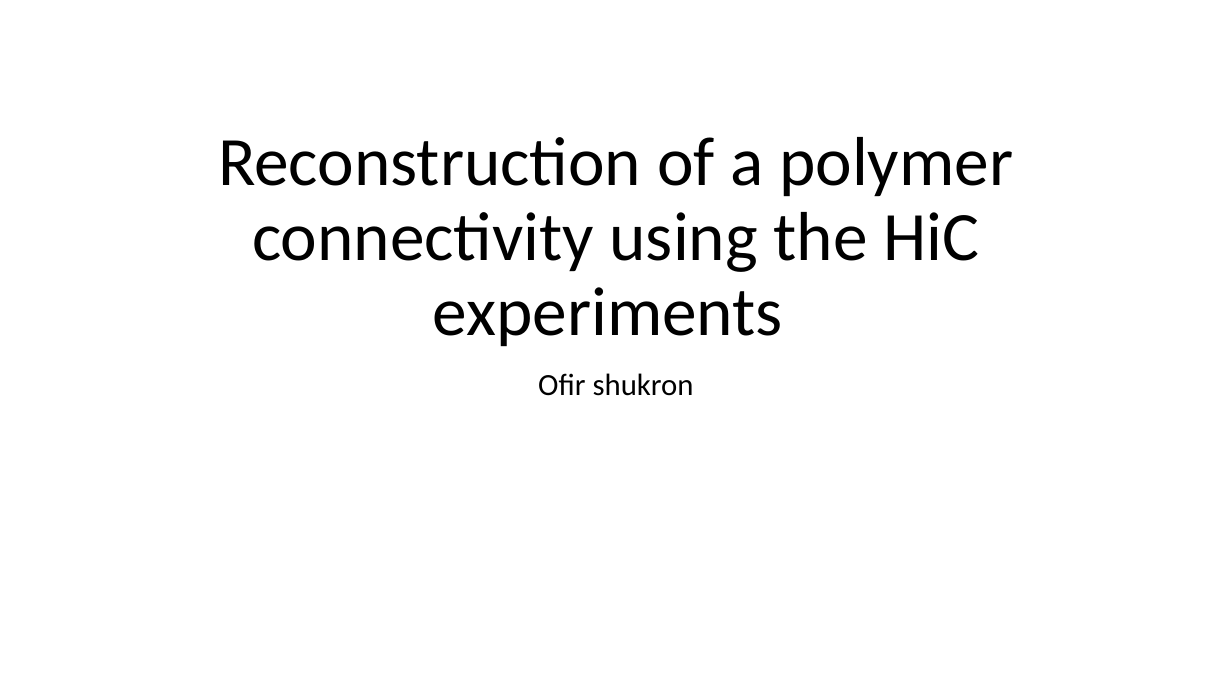
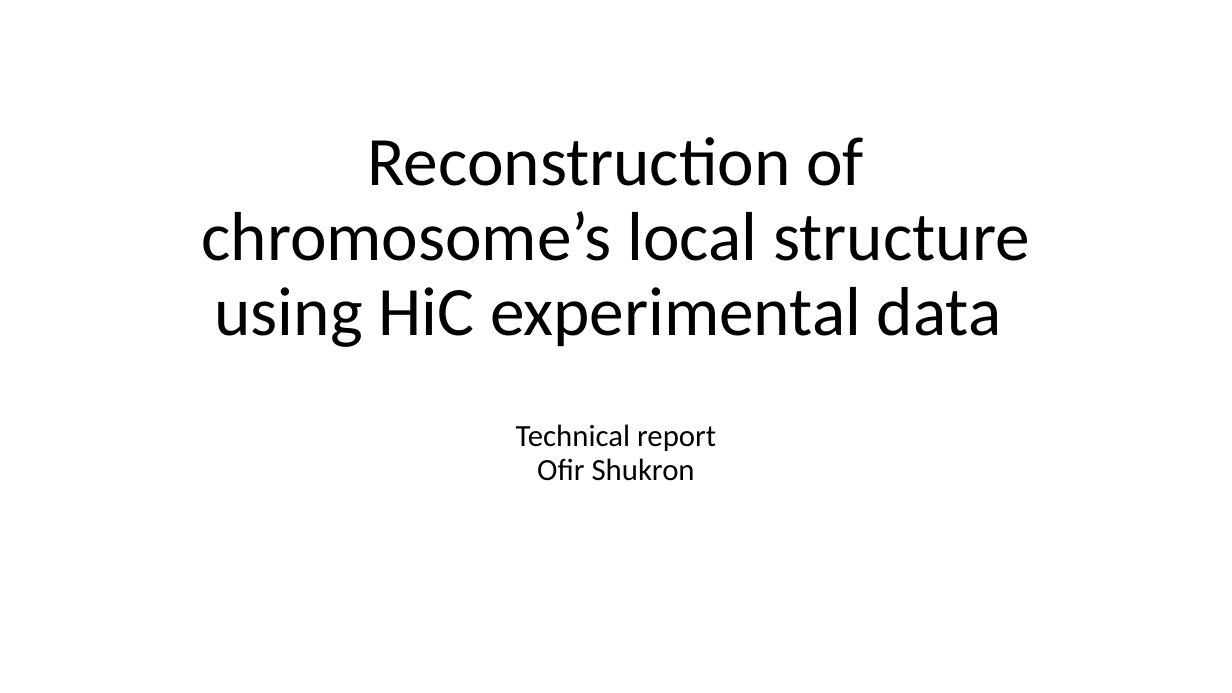
Before and after one commit to zhaENS/Project, a slide deck: slide 1 of Documents/lab Meetings/24-03-15/Polymer Reconstruction Using the HiC Experiments.pptx. Drawn at 1232x693 pixels with LibreOffice and Linux fonts; fonts in the diff are those of the drawing. Boxes give left, top, right and bottom in pixels: in the first picture for what was removed or moved away, otherwise in the second. Text is boxed around its words. In the diff, an @@ line names an element or a change of style, - is before the commit and + after.

```diff
--- a/Documents/lab Meetings/24-03-15/Polymer Reconstruction Using the HiC Experiments.pptx
+++ b/Documents/lab Meetings/24-03-15/Polymer Reconstruction Using the HiC Experiments.pptx
@@ title at box(201, 137, 1029, 347): text changed @@
-Reconstruction of a polymer connectivity using the HiC experiments
+Reconstruction of chromosome’s local structure using HiC experimental data
@@ subtitle at box(516, 424, 716, 481): text changed @@
-Ofir shukron
+Technical report
+Ofir Shukron
```
Also in this commit, not shown: 1 other slide changed, 13 slides added, 4 slides removed, 27 other files.
